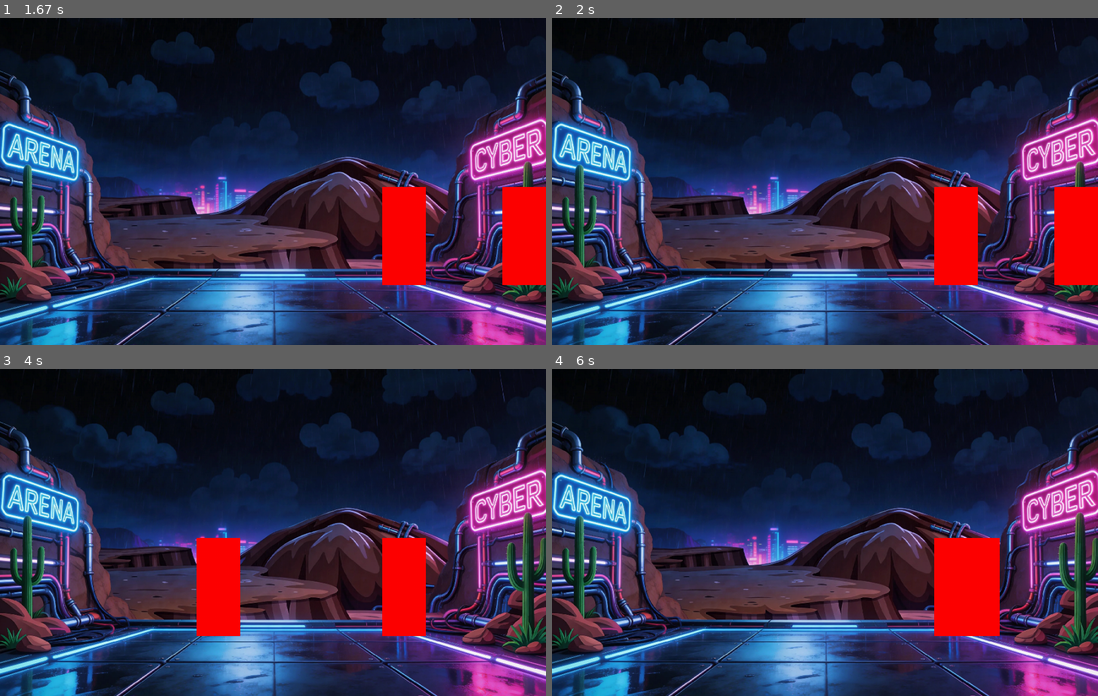
Above: before the commit, frames 1-4 (two rows, left to right).
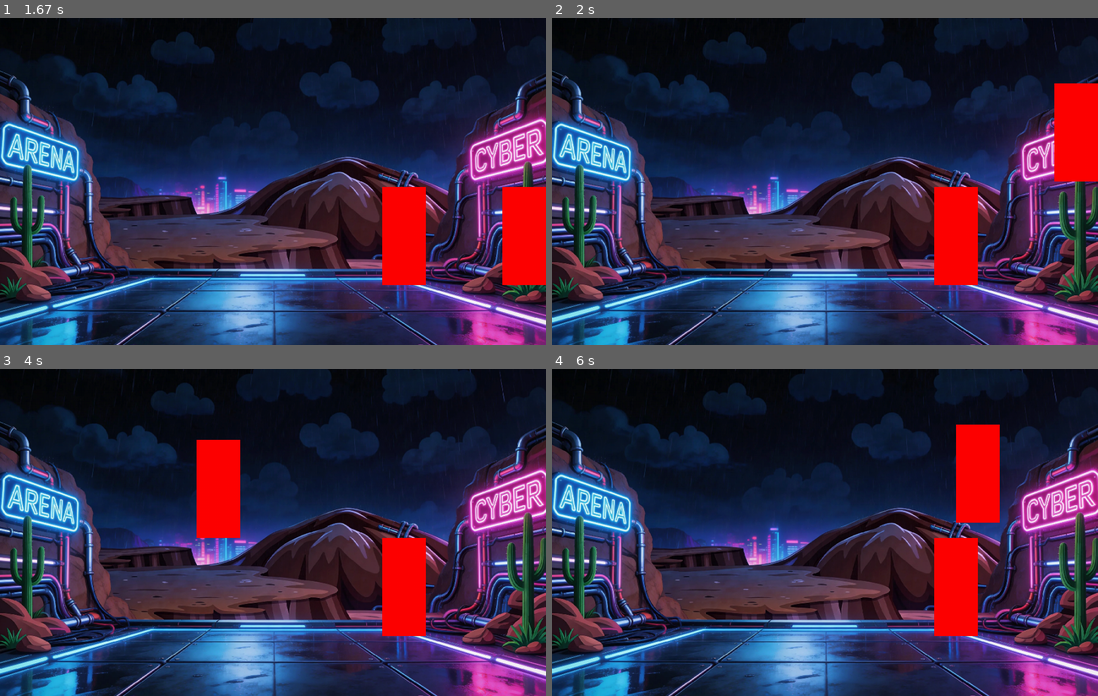
Above: after the commit, the same moments.

Repository: nino-do-git/pygame-dp-ideia-dois
Game: pygame game, started from main.py
Two runs of this game, one before a commit and one after it. Both use one fixed random seed, a clock stepped at 60 frames per second and the inputs below.
Inputs:
- Up to frame 1 (1.67 s): hold R 0.33-0.8 s; hold D 0.33-0.8 s; hold T 0.83-1.3 s; hold D 0.83-1.3 s; hold D from 1.33 s (still down)
- Up to frame 2 (2 s): release D at 1.8 s; hold W from 1.83 s (still down)
- Up to frame 3 (4 s): release W at 2.13 s; hold D 2.17-2.63 s; hold A 2.67-3.2 s; hold A 3.23-3.63 s; hold W from 3.67 s (still down)
- Up to frame 4 (6 s): release W at 4.03 s; hold D 4.07-4.7 s; hold A 4.73-5.2 s; hold D 5.23-5.7 s; hold W from 5.73 s (still down)

Frame 1 is identical in both runs. In frame 2, 4.8% of the frame differs, in the area x 92-100%, y 20-82%; in frame 3, 4.8%; in frame 4, 3.6%.

Commit message:
movimentos concertados e def de attack criado

Diff:
--- a/fighter.py
+++ b/fighter.py
@@ -3,9 +3,13 @@
 class Fighter():
     def __init__(self, x, y):
         self.rect = pygame.Rect((x, y, 80, 180))
+        self.vel_y = 0
+        self.jump = False
+        self.attack_type = 0
 
-    def move(self, screen_width):
+    def move(self, screen_width, screen_height):
         SPEED = 10
+        GRAVITY = 2
         dx = 0
         dy = 0
         key = pygame.key.get_pressed()
@@ -14,13 +18,33 @@
         if key[pygame.K_d]:
             dx = SPEED
 
+
+        if key[pygame.K_w] and self.jump == False:
+            self.vel_y = -30
+            self.jump = True
+        if key[pygame.K_r] or key[pygame.K_t]:
+            if key[pygame.K_r]:
+                self.attack_type = 1
+            if key[pygame.K_t]:
+                self.attack_type = 2
+
+        self.vel_y += GRAVITY
+        dy += self.vel_y
+
         if self.rect.left + dx < 0:
             dx = -self.rect.left
         if self.rect.right + dx > screen_width:
             dx = screen_width - self.rect.right
+        if self.rect.bottom + dy > screen_height - 110:
+            self.vel_y = 0
+            self.jump = False
+            dy = screen_height - 110 - self.rect.bottom
 
         self.rect.x += dx
         self.rect.y += dy
 
+    def attack(self):
+        pass
+
     def draw(self, surface):
         pygame.draw.rect(surface, (255, 0, 0), self.rect)
--- a/main.py
+++ b/main.py
@@ -25,7 +25,7 @@
 while run:
     clock.tick(FPS)
     draw_bg()
-    fighter_1.move(SCREEN_WIDTH)
+    fighter_1.move(SCREEN_WIDTH, SCREEN_HEIGHT)
 
     fighter_1.draw(screen)
     fighter_2.draw(screen)
